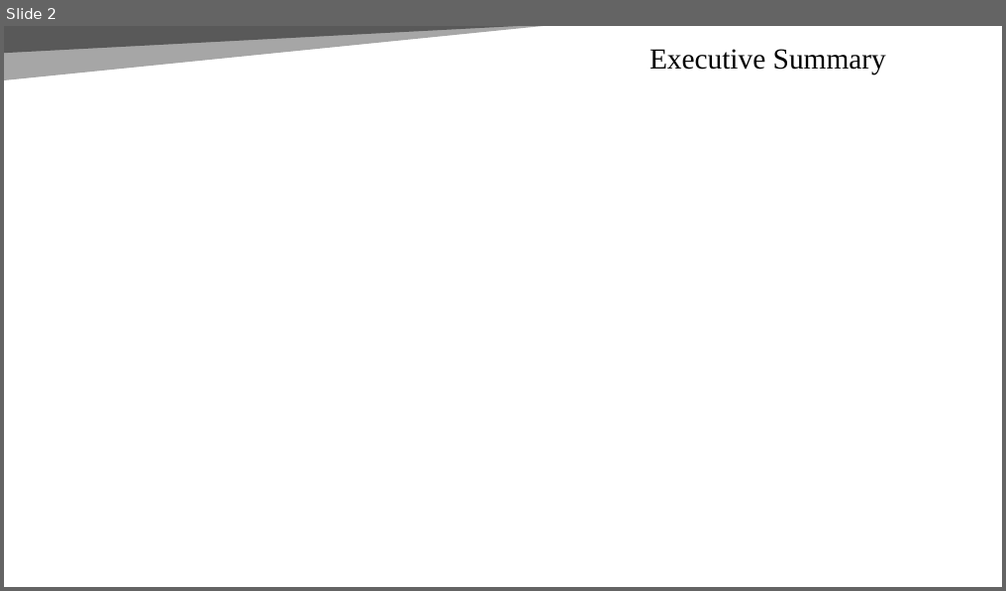
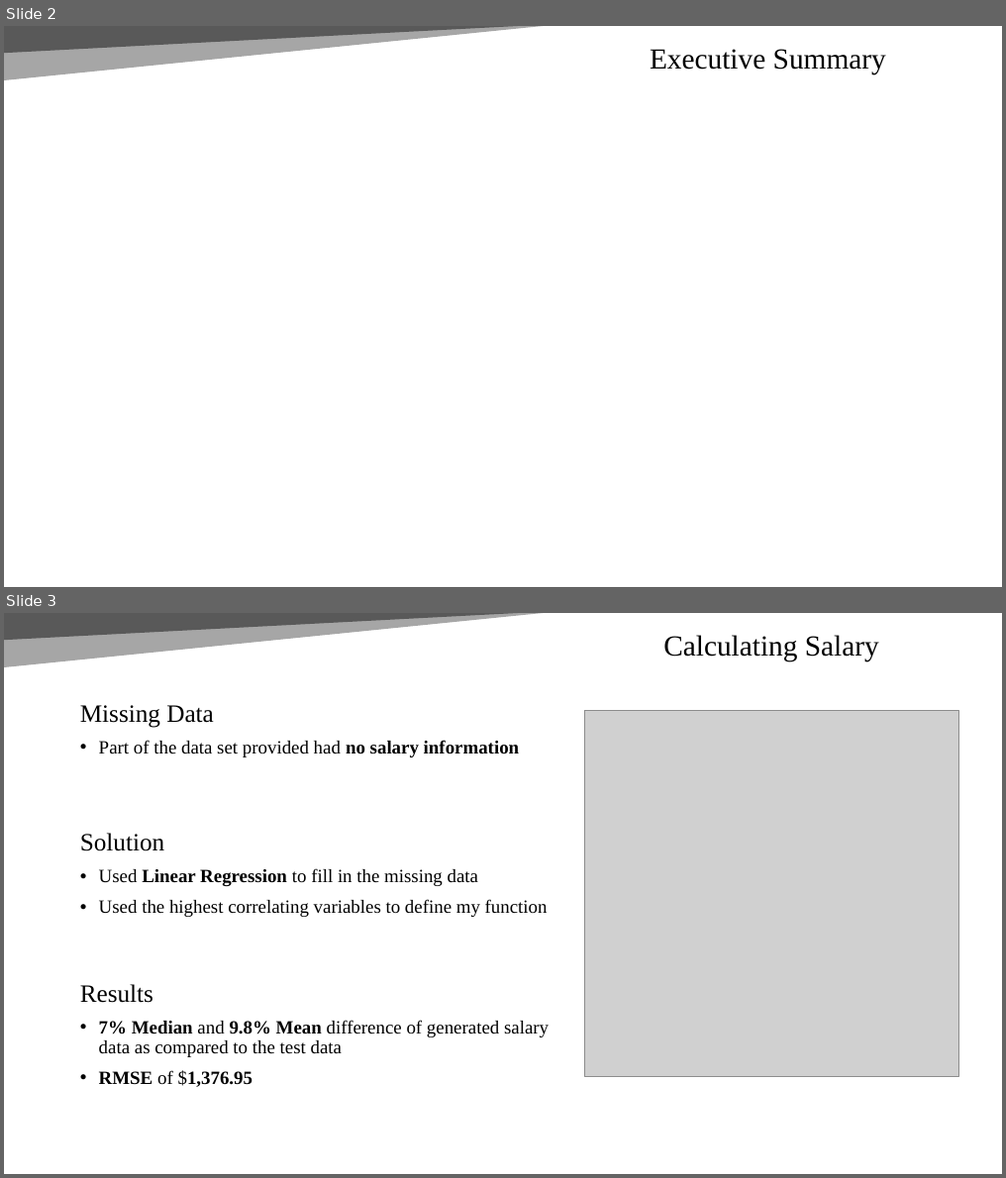
Before and after one commit to Abillelatus/CaseStudy2DDS, a slide deck: CaseStudy2DDS.pptx. Shown one above the other, each under a label of ours: slide 2 before the commit, slides 2 and 3 after it. The pictures are 1006x591 and 1006x1178 pixels, drawn with LibreOffice and Linux fonts; fonts in the diff are those of the drawing; grey boxes stand for pictures. Boxes give left, top, right and bottom in pixels: in the first picture for what was removed or moved away, otherwise in the second. Text is boxed around its words. In the diff, an @@ line names an element or a change of style, - is before the commit and + after.

```diff
--- a/CaseStudy2DDS.pptx
+++ b/CaseStudy2DDS.pptx
@@ slide 3 added at bbox=[4, 613, 1002, 1174], background #FFFFFF; not listed: 2 template elements that a slide beside it also shows @@
@@ title added at bbox=[663, 635, 879, 662], 28 pt, text #000000 @@
+Calculating Salary
@@ text added at bbox=[80, 705, 548, 1087], 18 pt, text #000000 @@
+Missing Data
+• Part of the data set provided had no salary information
+Solution
+• Used Linear Regression to fill in the missing data
+• Used the highest correlating variables to define my function
+Results
+• 7% Median and 9.8% Mean difference of generated salary data as compared to the test data
+• RMSE of $1,376.95
@@ picture added at bbox=[584, 710, 958, 1076] @@
```
Also in this commit, not shown: 9 other slides added, 4 other files.
